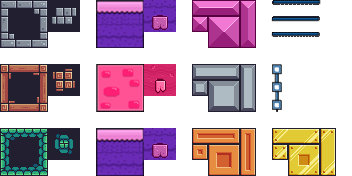
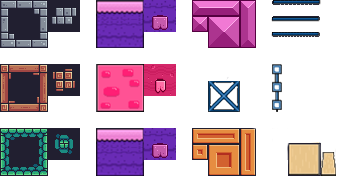
Before/after of a w=352, h=176 layered artwork. What changed in the layer stack:
added layer "Layer 2" above "Layer 3" over [208, 81, 240, 112]
added layer "Layer 3" above "Layer 4" over [289, 144, 320, 175]
added layer "Layer 4" above "Para convertir" over [320, 152, 336, 176]
renamed "Layer 13" to "Layer 1", blend color → normal, painted on it, masked it over [192, 64, 336, 176]
removed layer "Layer 12" over [192, 64, 336, 176]
